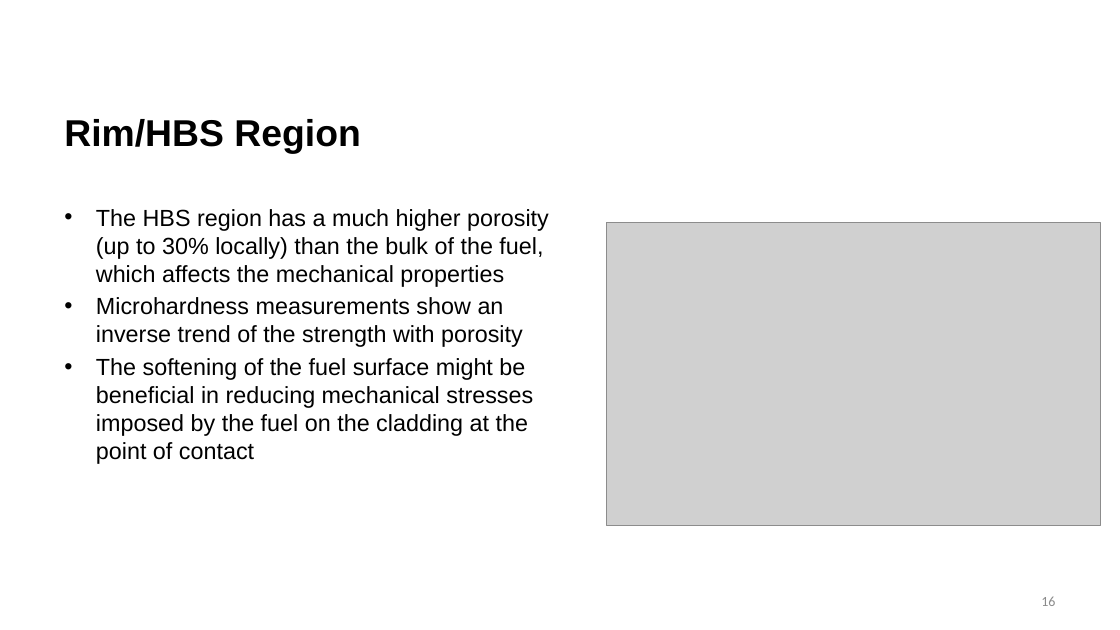
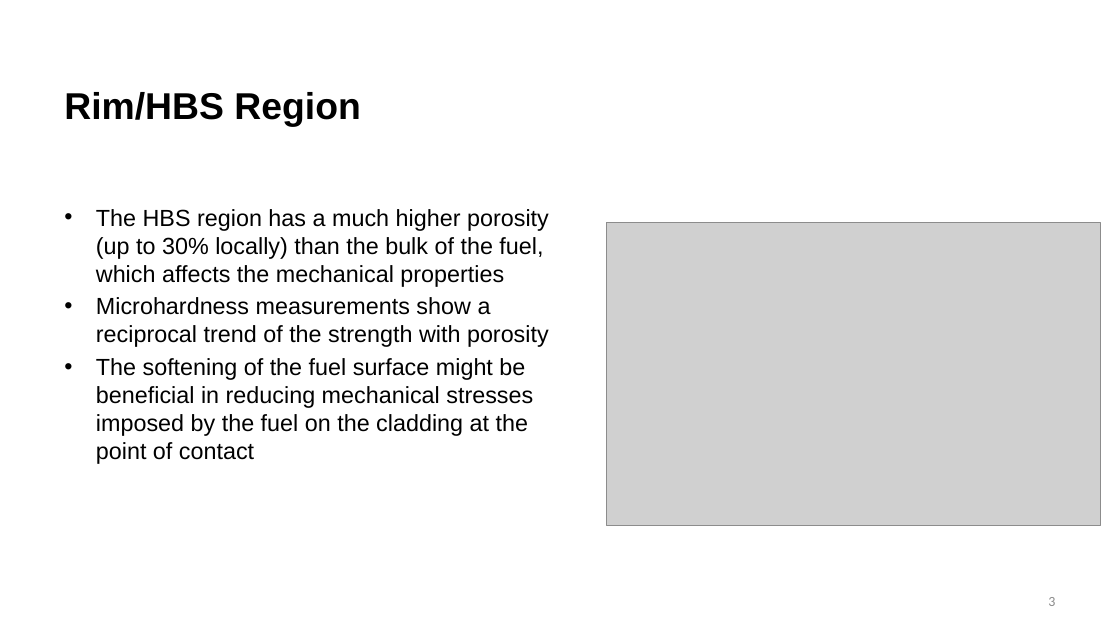
Before and after one commit to benbeeler/TEACHING, a slide deck: slide 3 of Nuclear_Fuel_Performance/NE533_Spring2026/Module3/Lec16_PCI.pptx (slide 16 before the commit). Drawn at 1120x630 pixels with LibreOffice and Linux fonts; fonts in the diff are those of the drawing; grey boxes stand for pictures; background and template pictures are left out. Boxes give left, top, right and bottom in pixels: in the first picture for what was removed or moved away, otherwise in the second. Text is boxed around its words. In the diff, an @@ line names an element or a change of style, - is before the commit and + after.

```diff
--- a/Nuclear_Fuel_Performance/NE533_Spring2026/Module3/Lec16_PCI.pptx
+++ b/Nuclear_Fuel_Performance/NE533_Spring2026/Module3/Lec16_PCI.pptx
@@ title "Rim/HBS Region": place and size @@
-title "Rim/HBS Region" at box(64, 119, 360, 154)
+title "Rim/HBS Region" at box(64, 92, 360, 126)
@@ text at box(96, 297, 549, 347): text changed @@
-• Microhardness measurements show an inverse trend of the strength with porosity
+• Microhardness measurements show a reciprocal trend of the strength with porosity
@@ page number at box(1048, 597, 1055, 606): text changed @@
-16
+3
```
Also in this commit, not shown: 5 other slides changed, 1 slide added, 14 slides removed, 5 other files.
